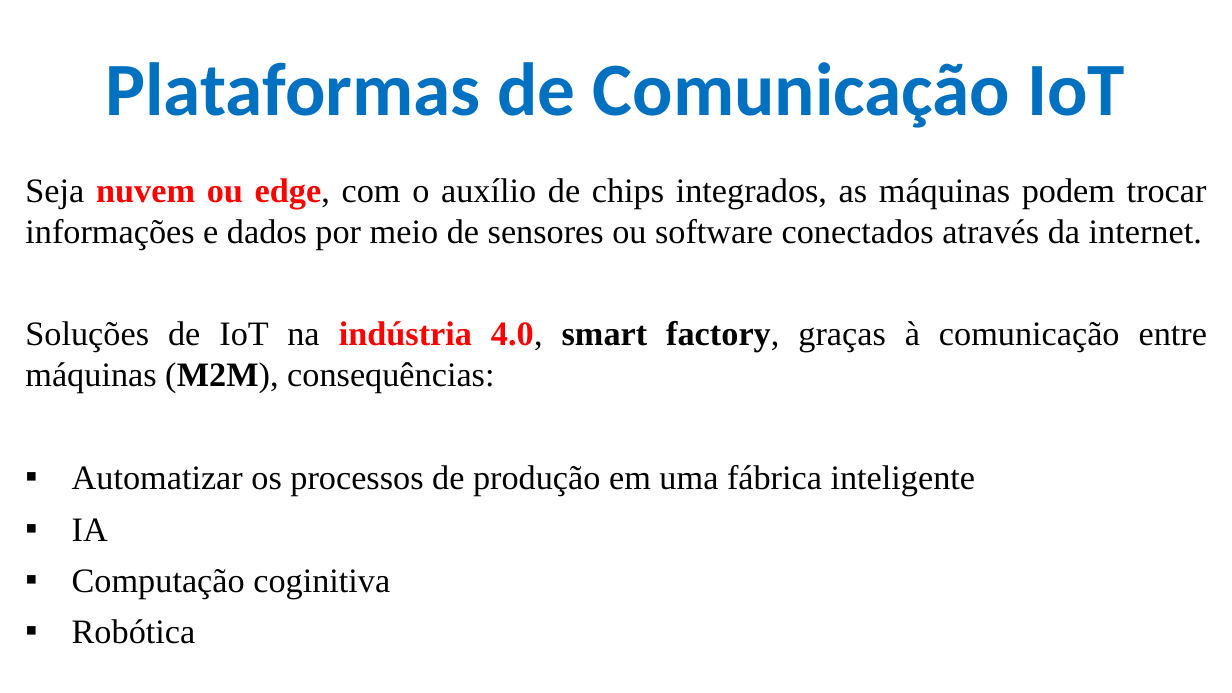
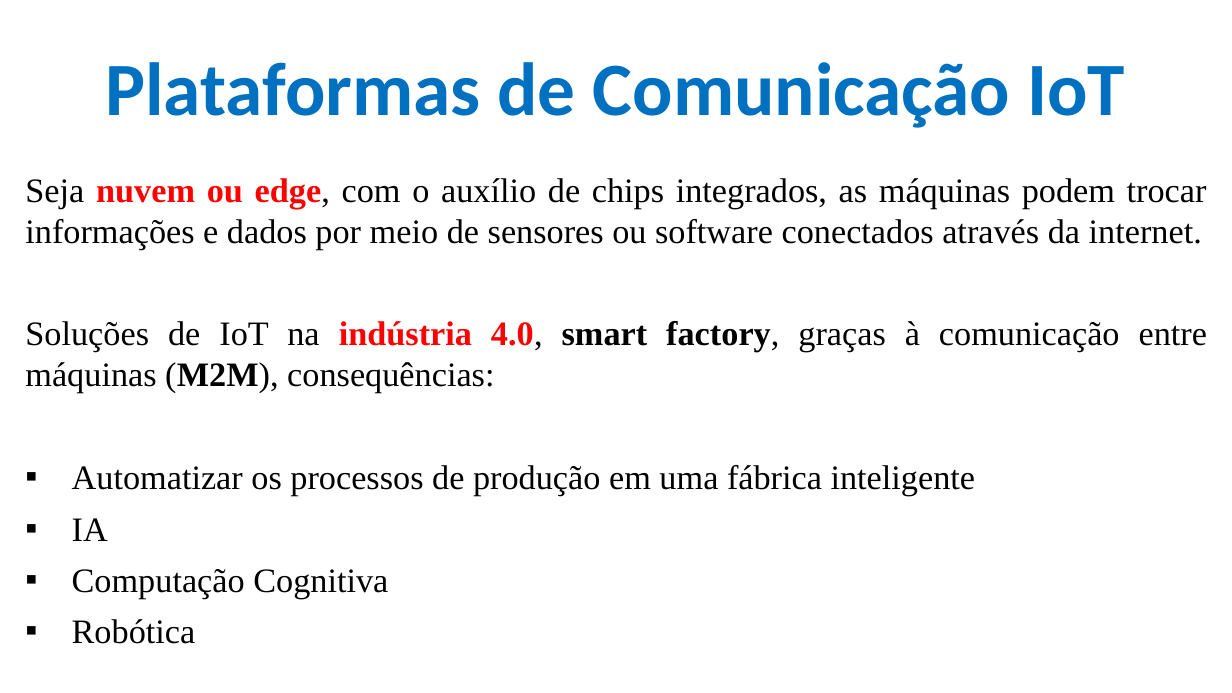
Before and after one commit to CloudEducationBrazil/WydenArea1AplicacaoCloudIndustria40Python, a slide deck: slide 18 of 01 Classes/Aula 02 - Aplicação Cloud Indústria 40 Python.pptx. Drawn at 1232x693 pixels with LibreOffice and Linux fonts; fonts in the diff are those of the drawing; background and template pictures are left out. Boxes give left, top, right and bottom in pixels: in the first picture for what was removed or moved away, otherwise in the second. Text is boxed around its words. In the diff, an @@ line names an element or a change of style, - is before the commit and + after.

```diff
--- a/01 Classes/Aula 02 - Aplicação Cloud Indústria 40 Python.pptx
+++ b/01 Classes/Aula 02 - Aplicação Cloud Indústria 40 Python.pptx
@@ text at bbox=[72, 569, 388, 599]: text changed @@
-▪ Computação coginitiva
+▪ Computação Cognitiva
```
Also in this commit, not shown: 6 other slides changed.
